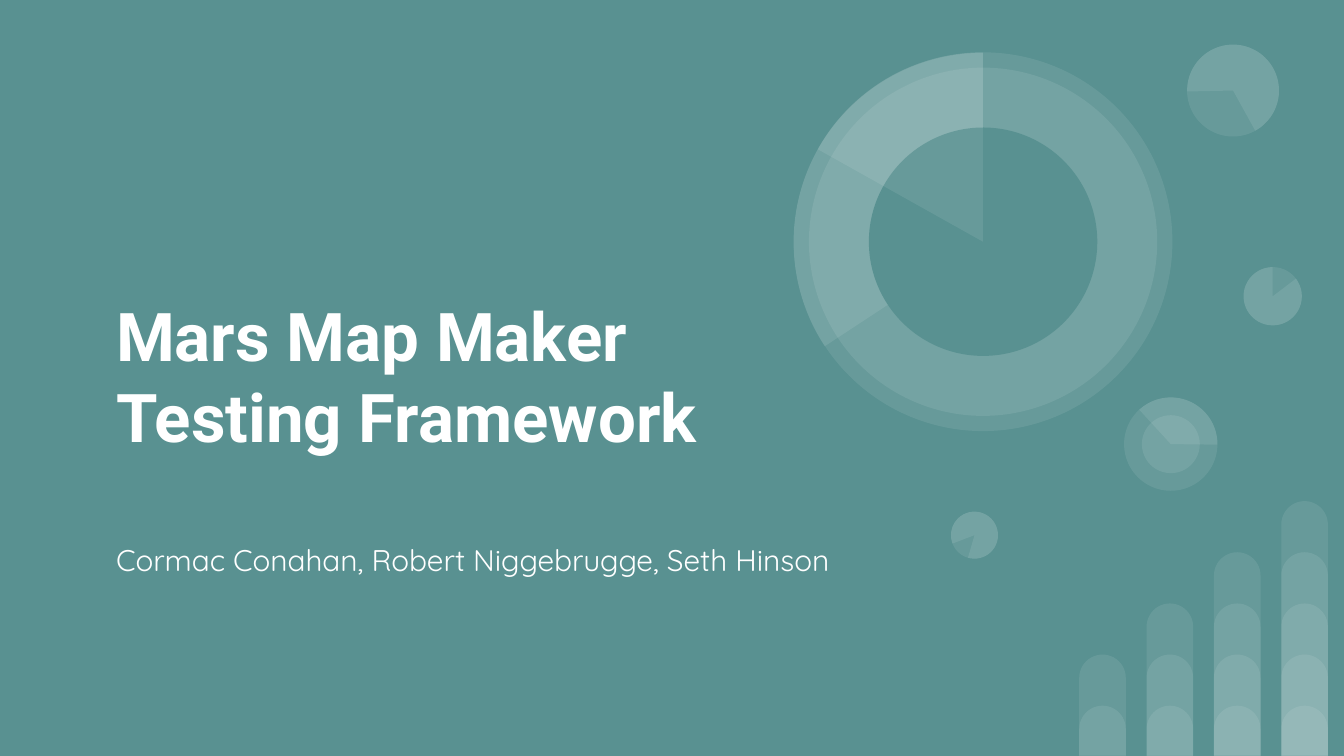
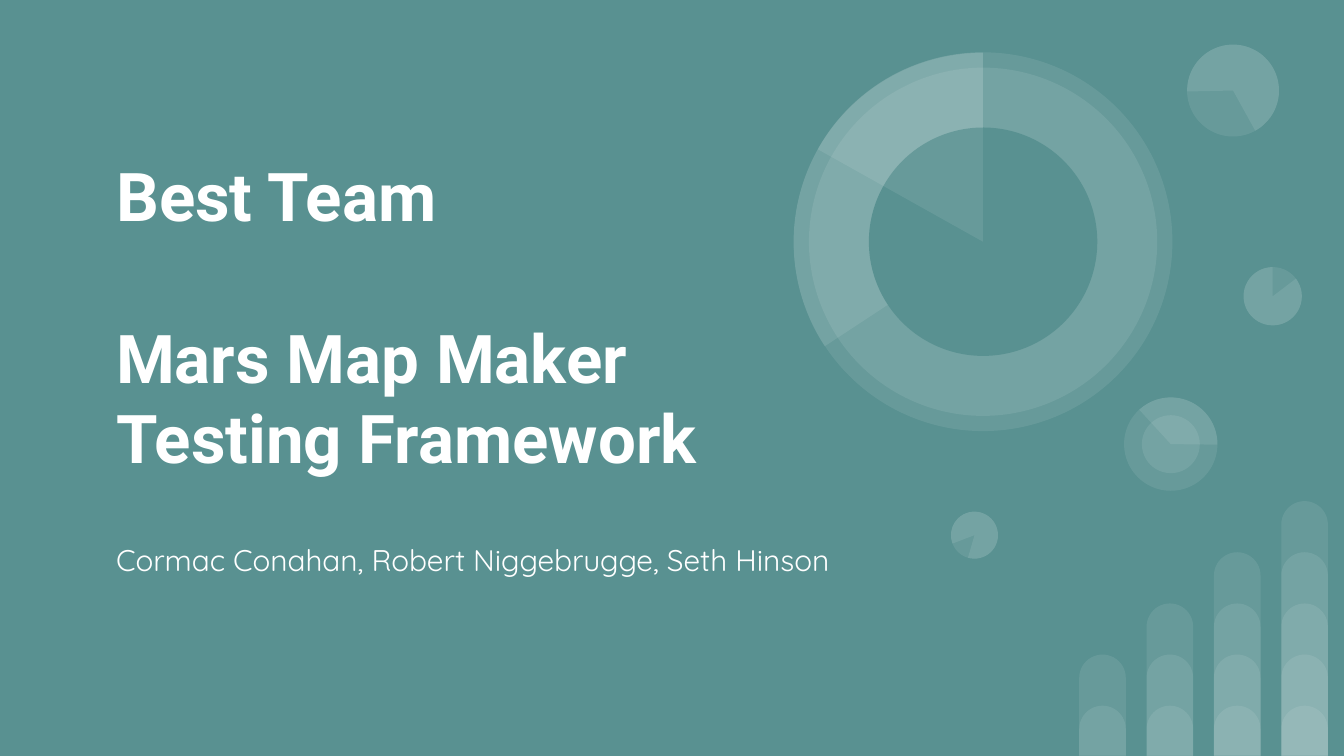
Before and after one commit to csci-362-01-2020/Best-Team, a slide deck: slide 1 of Best-Team_presentation.pptx. Drawn at 1344x756 pixels with LibreOffice and Linux fonts; fonts in the diff are those of the drawing. Boxes give left, top, right and bottom in pixels: in the first picture for what was removed or moved away, otherwise in the second. Text is boxed around its words. In the diff, an @@ line names an element or a change of style, - is before the commit and + after.

```diff
--- a/Best-Team_presentation.pptx
+++ b/Best-Team_presentation.pptx
@@ title "Best Team": place and size @@
-title "Best Team" at (116, 310, 697, 456)
+title "Best Team" at (116, 173, 697, 477)
@@ title at (116, 173, 436, 222): paragraph added @@
+Best Team
```
Also in this commit, not shown: 7 other slides changed, 8 slides added, 5 slides removed.
